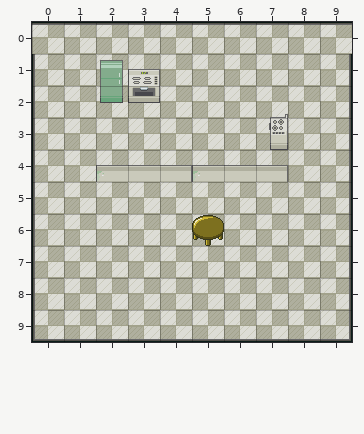
Two versions of a level (Tiled map, assets/map.tmx). Above: the version before the commit.
Cells are 32x32 px. Shown: x 0..9, y 0..9.
The result:
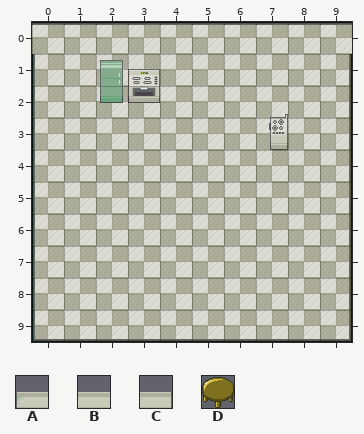
Key: from "kitchen_v1": A 144, B 145, C 146, D 254.
_ is an empty cell.
Change:
Layer "Collision":
y 4: x 2..7 ABCABC -> ______
y 6: x 5 D -> _
Changed places in both pictures, as pixel boxes (x1, y1, x2, y2):
removed: (96, 165, 288, 182)
removed: (192, 215, 224, 246)
